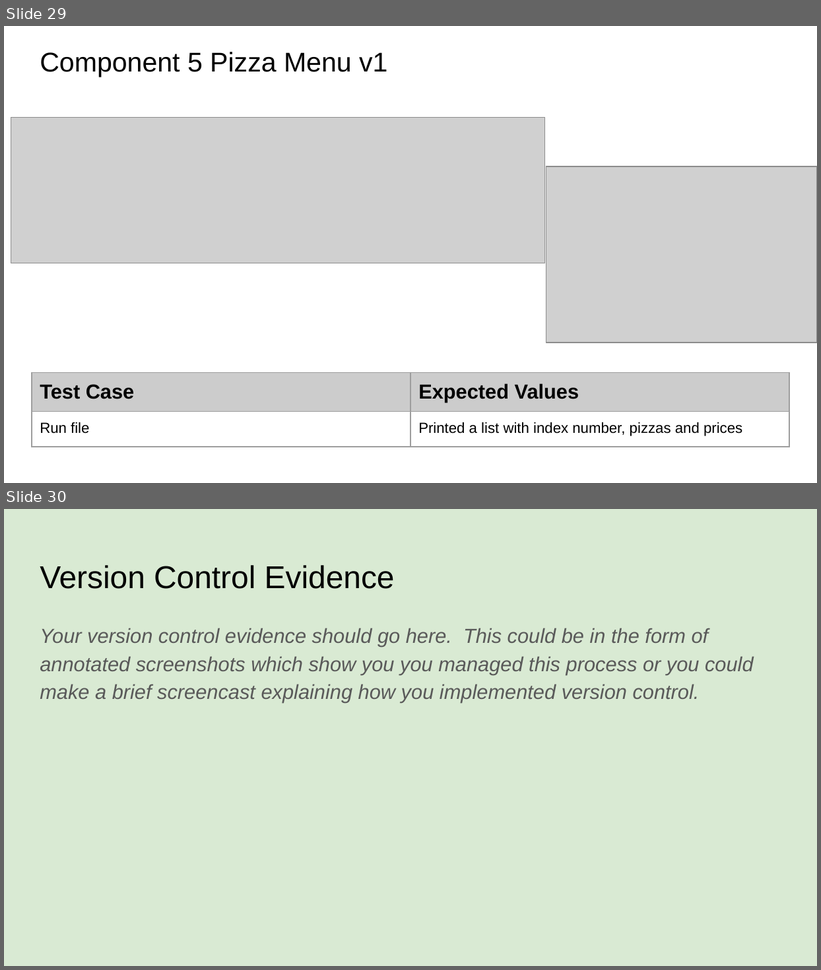
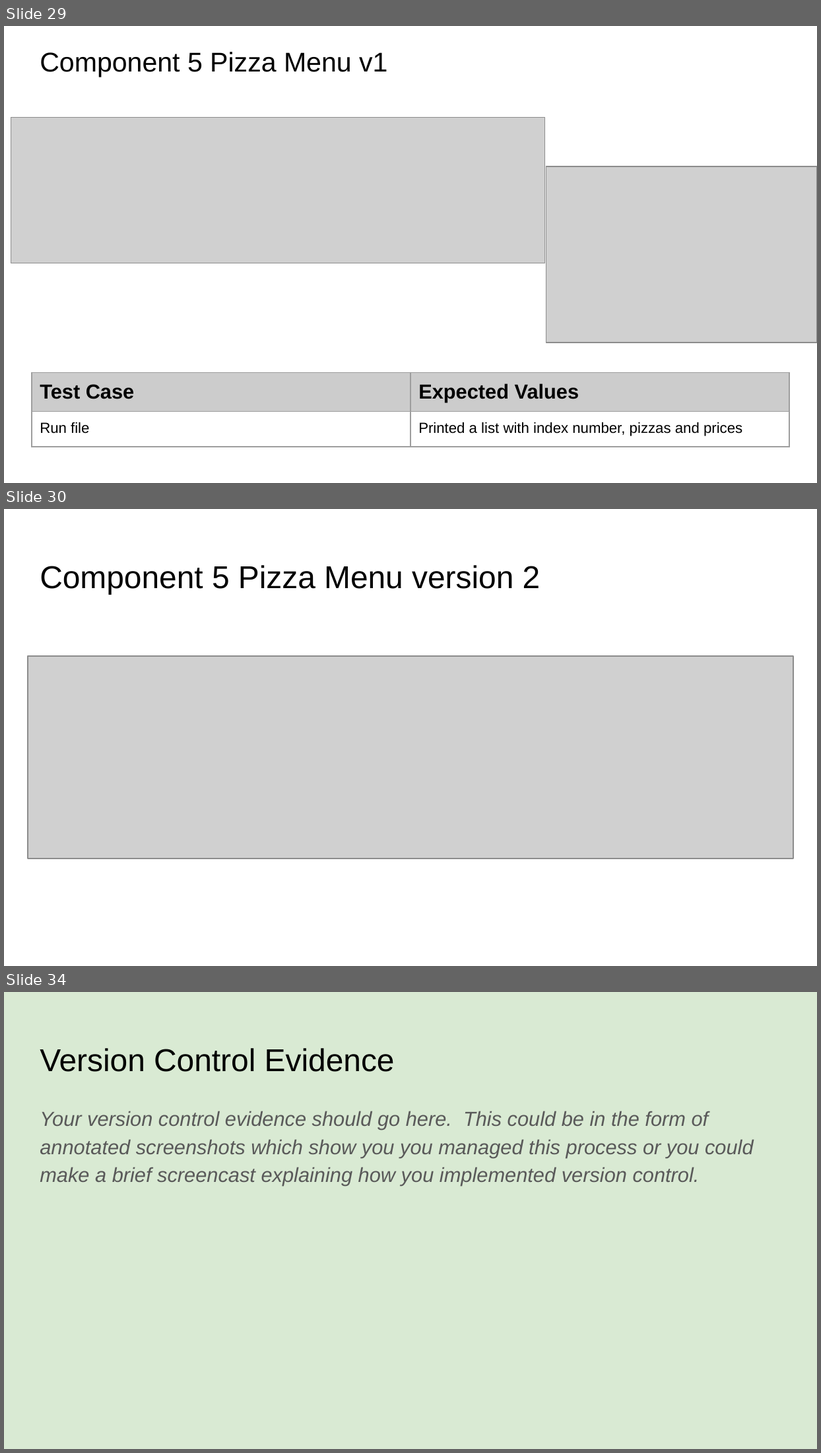
Before and after one commit to danettp/pizza_bot, a slide deck: 022_91893+_+91897+Documentation.pptx. Shown one above the other, each under a label of ours: slides 29 and 30 before the commit, slides 29, 30 and 34 after it; the slides between them are not shown. The pictures are 821x970 and 821x1453 pixels, drawn with LibreOffice and Linux fonts; fonts in the diff are those of the drawing; grey boxes stand for pictures. Boxes give left, top, right and bottom in pixels: in the first picture for what was removed or moved away, otherwise in the second. Text is boxed around its words. In the diff, an @@ line names an element or a change of style, - is before the commit and + after.

Commit message:
Formatted menu
Formatted and changed menu into a function - integrated into main app.

```diff
--- a/022_91893+_+91897+Documentation.pptx
+++ b/022_91893+_+91897+Documentation.pptx
@@ slide 30 added at [4, 509, 817, 966], background #FFFFFF @@
@@ title added at [40, 565, 541, 594], 28 pt, text #000000 @@
+Component 5 Pizza Menu version 2
@@ picture added at [28, 656, 793, 859] @@
@@ what was slide 30 is now slide 34 @@
```
Also in this commit, not shown: 3 other slides added, 2 other files.
